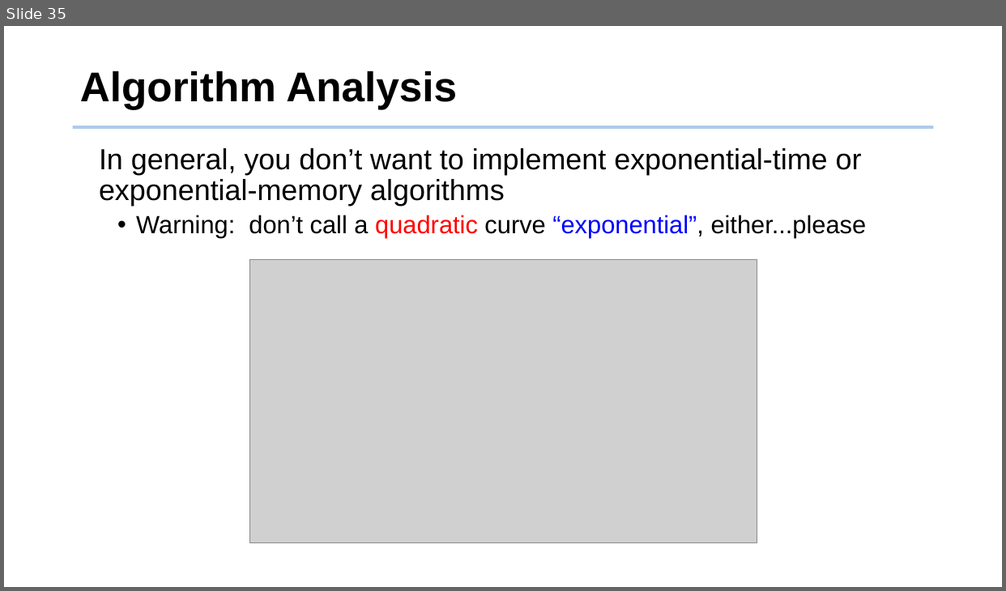
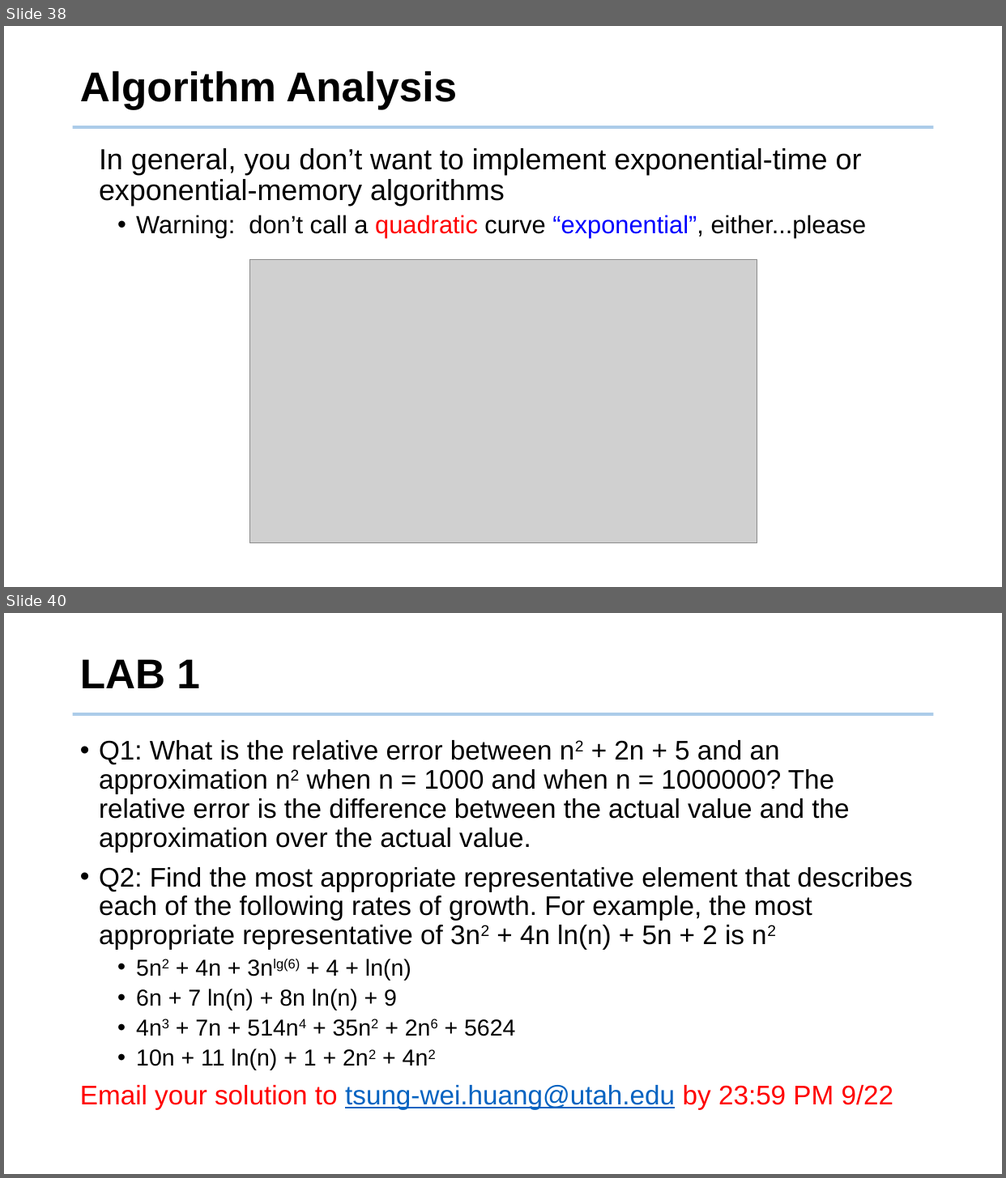
Before and after one commit to tsung-wei-huang/cs2420, a slide deck: slides/asymptotic_analysis.pptx. Shown one above the other, each under a label of ours: slide 35 before the commit, slides 38 and 40 after it; the slides between them are not shown. The pictures are 1006x591 and 1006x1178 pixels, drawn with LibreOffice and Linux fonts; fonts in the diff are those of the drawing; grey boxes stand for pictures; background and template pictures are left out. Boxes give left, top, right and bottom in pixels: in the first picture for what was removed or moved away, otherwise in the second. Text is boxed around its words. In the diff, an @@ line names an element or a change of style, - is before the commit and + after.

```diff
--- a/slides/asymptotic_analysis.pptx
+++ b/slides/asymptotic_analysis.pptx
@@ slide 40 added at (x1=4, y1=613, x2=1002, y2=1174), background #FFFFFF; not listed: 1 template element that a slide beside it also shows @@
@@ title added at (x1=80, y1=659, x2=200, y2=688), 40 pt, text #000000, bold @@
+LAB 1
@@ text added at (x1=80, y1=740, x2=912, y2=1110), 25.9 pt, text #000000 @@
+• Q1: What is the relative error between n2 + 2n + 5 and an approximation n2 when n = 1000 and when n = 1000000? The relative error is the difference between the actual value and the approximation over the actual value.
+• Q2: Find the most appropriate representative element that describes each of the following rates of growth. For example, the most appropriate representative of 3n2 + 4n ln(n) + 5n + 2 is n2
+  • 5n2 + 4n + 3nlg(6) + 4 + ln(n)
+  • 6n + 7 ln(n) + 8n ln(n) + 9
+  • 4n3 + 7n + 514n4 + 35n2 + 2n6 + 5624
+  • 10n + 11 ln(n) + 1 + 2n2 + 4n2
+Email your solution to tsung-wei.huang@utah.edu by 23:59 PM 9/22
@@ what was slide 35 is now slide 38 @@
```
Also in this commit, not shown: 9 slides changed, 3 other slides added, 2 other files.
